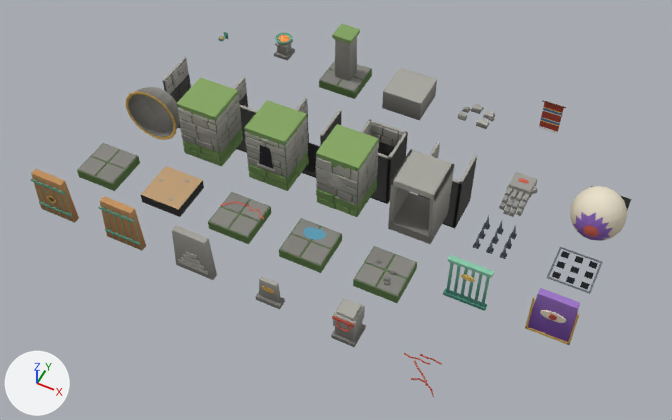
An edit to the Blender file art/blender/templo_laguna.blend, drawn before and after from the same camera.
Camera for both pictures: a 50 mm lens placed at (22.8, -32.8, 30.4), pointed at (10.3, -7.8, -0.8). Arrows for +X, +Y and +Z are at lower left; the lights stay in place. The older version comes first.

The scene before the commit, as lines of its bpy script (objects in view):
```python
ob_escalon = bpy.data.objects.new('escalon', me_escalon)
ob_escalon.location = (10.5, 0.0, 0.0)
ob_jefe_mano = bpy.data.objects.new('jefe_mano', me_jefe_mano)
ob_jefe_mano.location = (17.5, -3.5, 0.0)
ob_jefe_ojo = bpy.data.objects.new('jefe_ojo', me_jefe_ojo)
ob_jefe_ojo.location = (21.0, -3.5, 0.0)
ob_jefe_parpado = bpy.data.objects.new('jefe_parpado', me_jefe_parpado)
ob_jefe_parpado.location = (0.0, -7.0, 0.0)
ob_pared = bpy.data.objects.new('pared', me_pared)
ob_pared.location = (3.5, -7.0, 0.0)
ob_piso_grieta = bpy.data.objects.new('piso_grieta', me_piso_grieta)
ob_piso_grieta.location = (7.0, -10.5, 0.0)
ob_piso_musgo = bpy.data.objects.new('piso_musgo', me_piso_musgo)
ob_piso_musgo.location = (10.5, -10.5, 0.0)
ob_piso_roto = bpy.data.objects.new('piso_roto', me_piso_roto)
ob_piso_roto.location = (14.0, -10.5, 0.0)
ob_tablilla = bpy.data.objects.new('tablilla', me_tablilla)
ob_tablilla.location = (10.5, -14.0, 0.0)
# also in view: 'hueco_borde' at (0.0, -3.5, -1.5); 'piso_arena' at (3.5, -10.5, -0.2); 'pared_ojo' at (10.5, -7.0, 1.0); 'pinchos_base' at (21.0, -7.0, 0.0); 'puerta_interruptor' at (17.5, -10.5, 1.1)
```
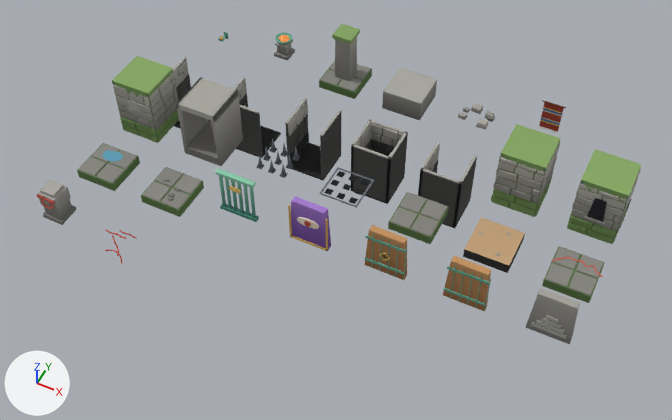
Where the change shows, as pixel boxes (x1, y1, x2, y2) in the pictures (672 x 420 px):
```json
{"object": "paso_puerta", "change": "moved", "before": [388, 149, 454, 244], "after": [176, 77, 243, 166]}
{"object": "pared_nicho", "change": "moved", "before": [244, 100, 309, 191], "after": [567, 149, 641, 244]}
{"object": "pared_ojo", "change": "moved", "before": [316, 124, 379, 217], "after": [112, 56, 179, 143]}
{"object": "pared", "change": "moved", "before": [176, 77, 243, 166], "after": [491, 124, 561, 217]}
{"object": "piso_grieta", "change": "moved", "before": [208, 192, 271, 244], "after": [542, 246, 605, 303]}
{"object": "piso_roto", "change": "moved", "before": [353, 246, 417, 303], "after": [141, 167, 204, 217]}
{"object": "piso_arena", "change": "moved", "before": [141, 166, 204, 217], "after": [463, 217, 525, 273]}
{"object": "piso_musgo", "change": "moved", "before": [279, 218, 342, 273], "after": [77, 143, 140, 191]}
{"object": "puerta_jefe", "change": "moved", "before": [525, 288, 580, 345], "after": [288, 196, 331, 251]}
{"object": "puerta_persiana", "change": "moved", "before": [172, 225, 217, 280], "after": [526, 288, 580, 345]}
{"object": "puerta_madera", "change": "moved", "before": [99, 196, 146, 251], "after": [443, 256, 491, 312]}
{"object": "puerta_llave", "change": "moved", "before": [31, 169, 79, 223], "after": [365, 225, 407, 281]}
{"object": "jefe_ojo", "change": "deleted", "before": [570, 186, 627, 241]}
{"object": "puerta_interruptor", "change": "moved", "before": [443, 255, 494, 311], "after": [215, 168, 259, 222]}
{"object": "torreta", "change": "moved", "before": [331, 298, 366, 347], "after": [36, 180, 76, 225]}
{"object": "jefe_parpado", "change": "deleted", "before": [126, 87, 179, 140]}
{"object": "jefe_mano", "change": "deleted", "before": [499, 172, 538, 217]}
{"object": "tablilla", "change": "deleted", "before": [256, 276, 285, 310]}
{"object": "venas_doom", "change": "moved", "before": [404, 353, 442, 397], "after": [105, 229, 137, 264]}
{"object": "hueco_pasillo", "change": "unchanged, uncovered by the edit", "before": [296, 98, 341, 178], "after": [285, 98, 341, 181]}
{"object": "hueco_esquina", "change": "unchanged, uncovered by the edit", "before": [233, 77, 258, 153], "after": [233, 77, 281, 158]}
```

Edits to the scene script, one JSON object a line:
```json
{"op": "set", "path": "ob_piso_roto.location", "old": "(14.0, -10.5, 0.0)", "new": "(3.5, -10.5, 0.0)"}
{"op": "set", "path": "ob_piso_musgo.location", "old": "(10.5, -10.5, 0.0)", "new": "(0.0, -10.5, 0.0)"}
{"op": "set", "path": "ob_piso_grieta.location", "old": "(7.0, -10.5, 0.0)", "new": "(21.0, -7.0, 0.0)"}
{"op": "set", "path": "ob_pared.location", "old": "(3.5, -7.0, 0.0)", "new": "(17.5, -3.5, 0.0)"}
{"op": "set", "path": "ob_pared_nicho.location", "old": "(7.0, -7.0, 0.0)", "new": "(21.0, -3.5, 0.0)"}
{"op": "set", "path": "ob_pared_ojo.location", "old": "(10.5, -7.0, 0.0)", "new": "(0.0, -7.0, 0.0)"}
{"op": "set", "path": "ob_paso_puerta.location", "old": "(14.0, -7.0, 0.0)", "new": "(3.5, -7.0, 0.0)"}
{"op": "set", "path": "ob_puerta_madera.location", "old": "(3.5, -14.0, 0.0)", "new": "(17.5, -10.5, 0.0)"}
{"op": "set", "path": "ob_puerta_llave.location", "old": "(0.0, -14.0, 0.0)", "new": "(14.0, -10.5, 0.0)"}
{"op": "set", "path": "ob_puerta_persiana.location", "old": "(7.0, -14.0, 0.0)", "new": "(21.0, -10.5, 0.0)"}
{"op": "set", "path": "ob_puerta_interruptor.location", "old": "(17.5, -10.5, 0.0)", "new": "(7.0, -10.5, 0.0)"}
{"op": "set", "path": "ob_puerta_jefe.location", "old": "(21.0, -10.5, 0.0)", "new": "(10.5, -10.5, 0.0)"}
{"op": "remove", "block": "ob_tablilla", "code": ["ob_tablilla = bpy.data.objects.new('tablilla', me_tablilla)", "ob_tablilla.location = (10.5, -14.0, 0.0)"]}
{"op": "set", "path": "ob_venas_doom.location", "old": "(17.5, -14.0, 0.0)", "new": "(3.5, -14.0, 0.0)"}
{"op": "set", "path": "ob_torreta.location", "old": "(14.0, -14.0, 0.0)", "new": "(0.0, -14.0, 0.0)"}
{"op": "remove", "block": "ob_jefe_ojo", "code": ["ob_jefe_ojo = bpy.data.objects.new('jefe_ojo', me_jefe_ojo)", "ob_jefe_ojo.location = (21.0, -3.5, 0.0)"]}
{"op": "remove", "block": "ob_jefe_parpado", "code": ["ob_jefe_parpado = bpy.data.objects.new('jefe_parpado', me_jefe_parpado)", "ob_jefe_parpado.location = (0.0, -7.0, 0.0)"]}
{"op": "remove", "block": "ob_jefe_mano", "code": ["ob_jefe_mano = bpy.data.objects.new('jefe_mano', me_jefe_mano)", "ob_jefe_mano.location = (17.5, -3.5, 0.0)"]}
{"op": "set", "path": "ob_piso_arena.location", "old": "(3.5, -10.5, 0.0)", "new": "(17.5, -7.0, 0.0)"}
```
